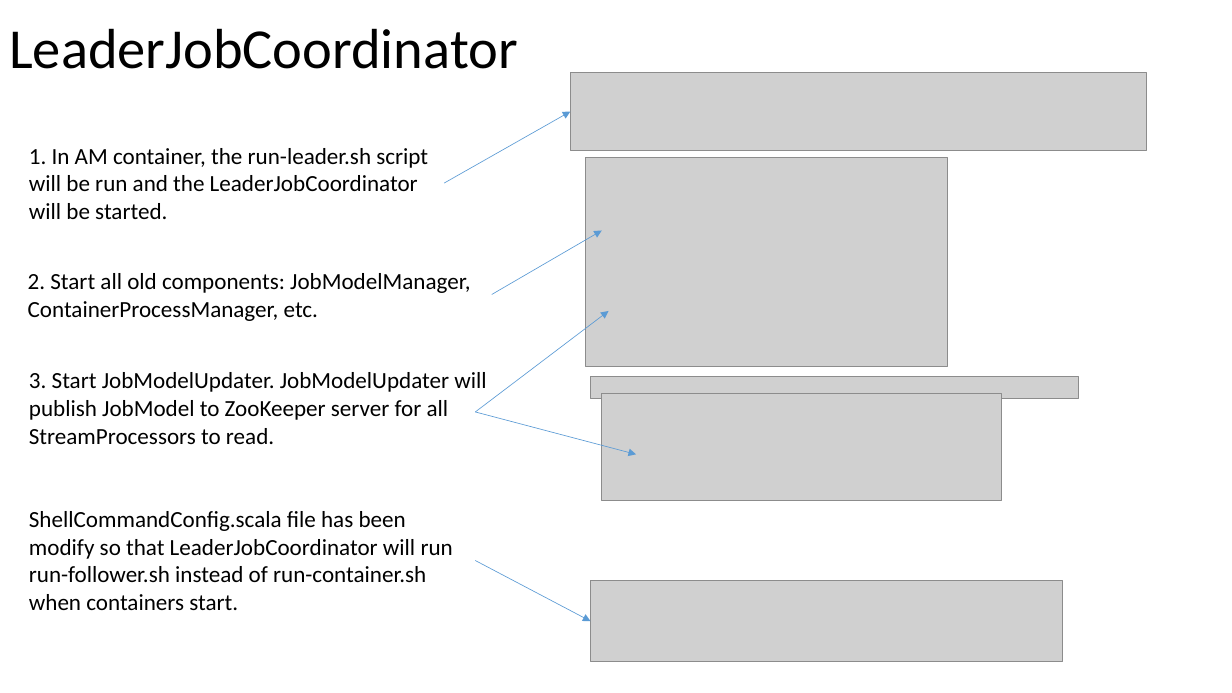
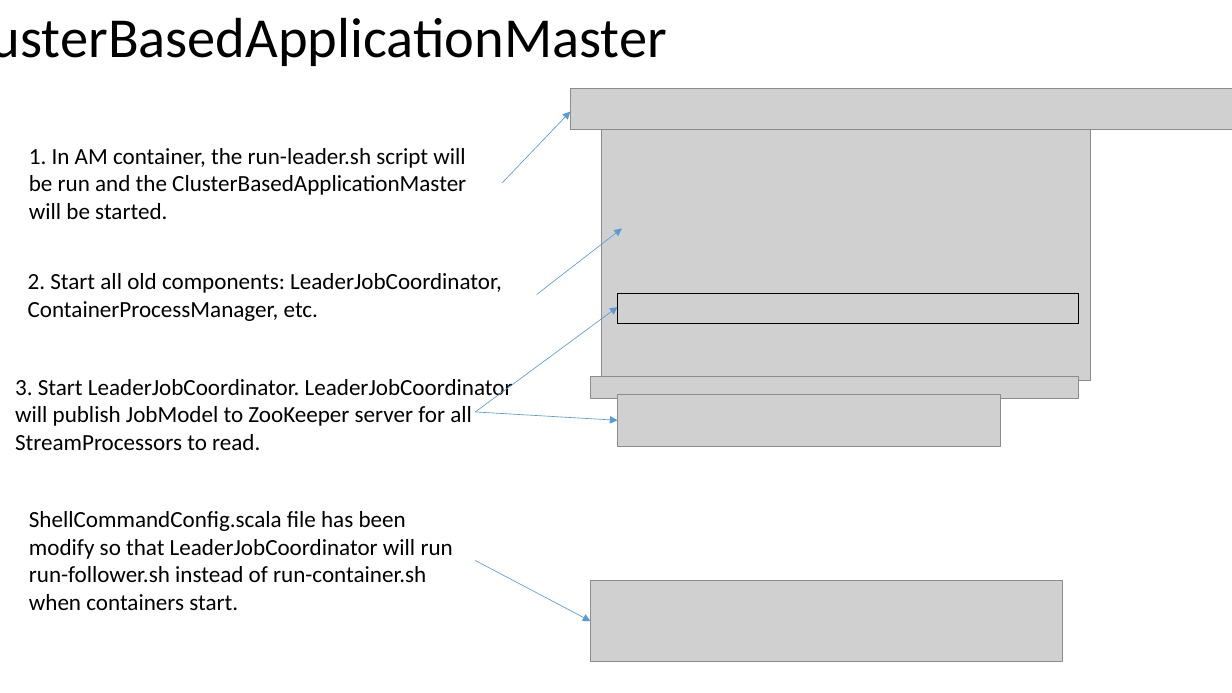
Before and after one commit to Swrrt/Samza-Documents, a slide deck: slide 7 of Documentation/Samza-Snapshot.pptx (slide 4 before the commit). Drawn at 1232x693 pixels with LibreOffice and Linux fonts; fonts in the diff are those of the drawing; grey boxes stand for pictures. Boxes give left, top, right and bottom in pixels: in the first picture for what was removed or moved away, otherwise in the second. Text is boxed around its words. In the diff, an @@ line names an element or a change of style, - is before the commit and + after.

```diff
--- a/Documentation/Samza-Snapshot.pptx
+++ b/Documentation/Samza-Snapshot.pptx
@@ title at bbox=[9, 28, 518, 69]: text changed @@
-LeaderJobCoordinator
+ClusterBasedApplicationMaster
@@ picture removed at bbox=[570, 72, 1146, 151] @@
@@ picture added at bbox=[570, 89, 1232, 129] @@
@@ arrow moved from (445, 183) - (570, 112) to (502, 183) - (570, 112) @@
@@ text at bbox=[29, 148, 466, 219]: text changed @@
-1. In AM container, the run-leader.sh script will be run and the LeaderJobCoordinator will be started.
+1. In AM container, the run-leader.sh script will be run and the ClusterBasedApplicationMaster will be started.
@@ picture: place and size @@
-picture at bbox=[585, 158, 947, 366]
+picture at bbox=[602, 128, 1090, 380]
@@ arrow moved from (492, 295) - (602, 230) to (537, 295) - (622, 228) @@
@@ text at bbox=[28, 273, 502, 321]: text changed @@
-2. Start all old components: JobModelManager, ContainerProcessManager, etc.
+2. Start all old components: LeaderJobCoordinator, ContainerProcessManager, etc.
@@ rectangle added at bbox=[617, 294, 1079, 323], outline #000000 1 pt @@
@@ arrow moved from (475, 412) - (609, 311) to (475, 412) - (617, 307) @@
@@ text at bbox=[15, 379, 513, 450]: text changed @@
-3. Start JobModelUpdater. JobModelUpdater will publish JobModel to ZooKeeper server for all StreamProcessors to read.
+3. Start LeaderJobCoordinator. LeaderJobCoordinator will publish JobModel to ZooKeeper server for all StreamProcessors to read.
@@ arrow moved from (475, 412) - (636, 455) to (475, 412) - (617, 421) @@
@@ picture removed at bbox=[602, 394, 1001, 501] @@
@@ picture added at bbox=[617, 395, 1001, 446] @@
```
Also in this commit, not shown: 3 other slides changed, 3 slides added.
